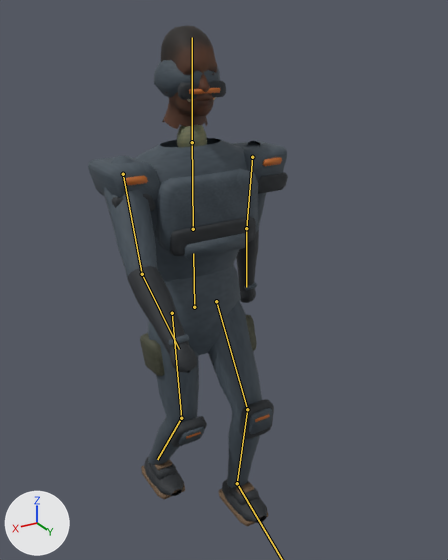
A saved change to the FBX model Assets/Resources/ProductionArt/Armored.fbx.
Before and after are seen from a 50 mm lens placed at (1.08, 2.04, 2.07), pointed at (-0.05, 0.14, 1.12). The axes (+X, +Y, +Z) are drawn at lower left. The lights are the same throughout. The older version comes first. Both versions are drawn at frame 59 of the action 'Scene'; the numbers are the values there. The bones that change, and the others that lie on the model, are drawn over the model as lines.

The first picture shows 'Armored skinned body'.
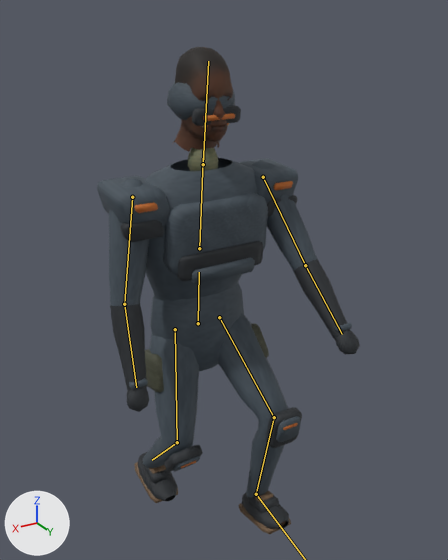
Scene script edits in JSON lines:
```json
{"block": "bone_pelvis", "where": "bone_pelvis = bpy.data.objects['Skeleton.004'].pose.bones['Pelvis']"}
{"op": "set", "path": "bone_pelvis.location", "old": "(0.0, -0.072, -0.005)", "new": "(0.0, -0.133, -0.035)"}
{"op": "set", "path": "bone_pelvis.rotation_quaternion", "old": "(0.999, 0.037, 0.0, 0.0)", "new": "(1.0, -0.003, 0.0, 0.0)", "note": "degrees (4, 0, 0) -> degrees (0, 0, 0)"}
{"block": "bone_upperarml", "where": "bone_upperarml = bpy.data.objects['Skeleton.004'].pose.bones['UpperArmL']  # child of 'Chest'"}
{"op": "set", "path": "bone_upperarml.rotation_quaternion", "old": "(0.965, -0.257, 0.003, 0.045)", "new": "(0.967, 0.249, -0.006, -0.059)", "note": "degrees (-30, 2, 5) -> degrees (29, 1, -7)"}
{"block": "bone_upperarmr", "where": "bone_upperarmr = bpy.data.objects['Skeleton.004'].pose.bones['UpperArmR']  # child of 'Chest'"}
{"op": "set", "path": "bone_upperarmr.rotation_quaternion", "old": "(0.958, 0.277, -0.003, 0.075)", "new": "(0.999, 0.046, 0.006, 0.015)", "note": "degrees (32, -3, 8) -> degrees (5, 1, 2)"}
{"block": "bone_thighl", "where": "bone_thighl = bpy.data.objects['Skeleton.004'].pose.bones['ThighL']  # child of 'Pelvis'"}
{"op": "set", "path": "bone_thighl.rotation_quaternion", "old": "(0.979, 0.204, 0.001, -0.006)", "new": "(0.933, 0.355, 0.0, 0.057)", "note": "degrees (24, 0, -1) -> degrees (42, -2, 6)"}
{"block": "bone_shinl", "where": "bone_shinl = bpy.data.objects['Skeleton.004'].pose.bones['ShinL']  # child of 'ThighL'"}
{"op": "set", "path": "bone_shinl.rotation_quaternion", "old": "(0.957, -0.292, -0.001, 0.008)", "new": "(0.912, -0.404, 0.002, -0.079)", "note": "degrees (-34, 0, 1) -> degrees (-48, -3, -8)"}
{"block": "bone_footl", "where": "bone_footl = bpy.data.objects['Skeleton.004'].pose.bones['FootL']  # child of 'ShinL'"}
{"op": "set", "path": "bone_footl.rotation_quaternion", "old": "(0.999, 0.053, -0.002, -0.001)", "new": "(0.988, 0.151, 0.022, 0.003)", "note": "degrees (6, 0, 0) -> degrees (17, 2, 1)"}
{"block": "bone_thighr", "where": "bone_thighr = bpy.data.objects['Skeleton.004'].pose.bones['ThighR']  # child of 'Pelvis'"}
{"op": "set", "path": "bone_thighr.rotation_quaternion", "old": "(1.0, 0.018, -0.001, 0.002)", "new": "(0.99, 0.127, 0.0, -0.068)", "note": "degrees (2, 0, 0) -> degrees (15, 1, -8)"}
{"block": "bone_shinr", "where": "bone_shinr = bpy.data.objects['Skeleton.004'].pose.bones['ShinR']  # child of 'ThighR'"}
{"op": "set", "path": "bone_shinr.rotation_quaternion", "old": "(0.956, -0.294, 0.001, -0.008)", "new": "(0.887, -0.452, -0.028, 0.09)", "note": "degrees (-34, 0, -1) -> degrees (-54, 2, 11)"}
```

Location of each change, (x1, y1, x2, y2) in pixels of the pictures (448 x 560 px):
```json
{"object": "Armored skinned body", "change": "posed", "before": [88, 26, 288, 526], "after": [97, 47, 360, 534], "on screen": "31% wider"}
{"bone": "Pelvis", "before": "(194, 307) to (193, 253)", "after": "(198, 323) to (199, 272)"}
{"bone": "UpperArmL", "before": "(252, 157) to (246, 228)", "after": "(263, 177) to (305, 265)"}
{"bone": "UpperArmR", "before": "(123, 174) to (142, 274)", "after": "(132, 197) to (124, 304)"}
{"bone": "ThighL", "before": "(216, 301) to (247, 409)", "after": "(219, 317) to (274, 417)"}
{"bone": "ShinL", "before": "(247, 409) to (237, 483)", "after": "(274, 417) to (256, 494)"}
{"bone": "ThighR", "before": "(172, 313) to (181, 418)", "after": "(175, 329) to (177, 442)"}
{"bone": "ShinR", "before": "(181, 418) to (157, 459)", "after": "(177, 442) to (152, 460)"}
```
